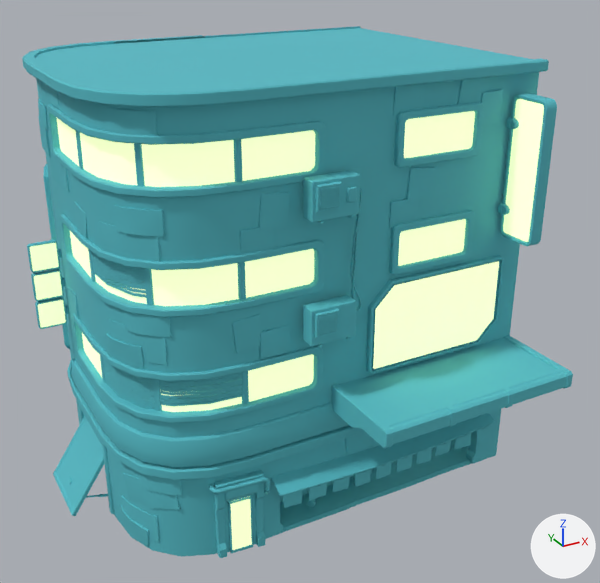
Renders of the FBX model Ultra/Assets/Art/Environment/Mesh/Gate02/Mesh_ArenaWall_Right.FBX from each side of a commit.
Camera for both pictures: a 50 mm lens placed at (-46.1, -105.9, 67.9), pointed at (0.2, -21.7, 25.8). Lighting does not change. The marker at lower right points along +X, +Y and +Z. Where no turn or scale is listed for an object, it has been applied to the vertices. Vertices at the same position are counted once.

Names of what the first picture shows: 'Mesh_ArenaWall_Right'.
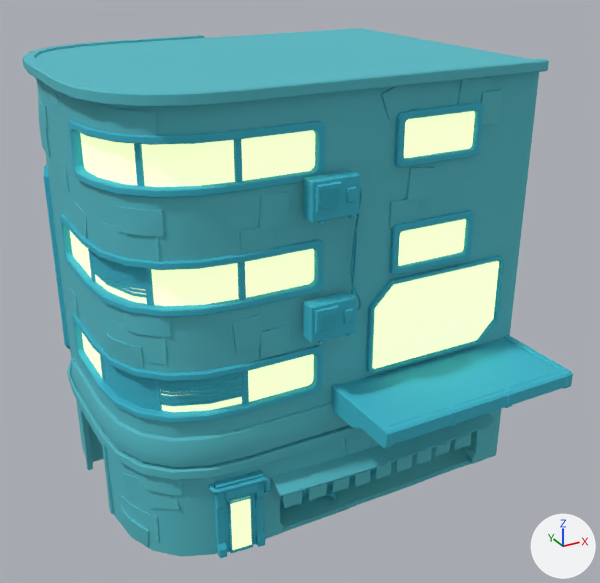
The newer file is also rescaled (x2.54) as a whole; pictures and numbers use the older file's frame.

Patch to the scene script:
```diff
--- a/Ultra/Assets/Art/Environment/Mesh/Gate02/Mesh_ArenaWall_Right.FBX.py
+++ b/Ultra/Assets/Art/Environment/Mesh/Gate02/Mesh_ArenaWall_Right.FBX.py
@@ mat_material_details @@
+mat_material_details = principled_material('Material_Details')
+mat_material_details.base_color = (0.0392, 0.463, 0.604)  # cyan #38b5cc
+mat_material_details.roughness = 0.859
@@ me_mesh @@
 # used by ob_mesh_arenawall_right; location = (0.0, 0.0, 0.0)
-me_mesh.from_pydata(...)  # 7899 vertices, 12876 faces; spans x -30.7..25.1, y -44.8..5.9, z -0.1..54.1
+me_mesh.from_pydata(...)  # 6316 vertices, 9922 faces; spans x -27.0..25.1, y -44.8..5.9, z -0.1..54.1
+# me_mesh part 1: a new loose piece of 24 vertices spanning x -2.2..-1.1, y -36.3..-36.0, z 28.0..29.6, in mat_material_details (cyan #38b5cc)
+# me_mesh part 2: 22 loose pieces with 1606 vertices, spanning x -30.7..23.2, y -39.2..-7.5, z -0.1..50.6, are deleted
+# me_mesh part 3: 223 vertices moved from x -26.1..16.1, y -36.4..-8.1, z -0.1..50.0 to x -26.1..16.1, y -36.4..-8.1, z 0.0..50.0; 374 vertices removed from x -27.0..25.1, y -44.8..4.6, z -0.1..54.1; 257 vertices added at x -25.2..13.6, y -36.4..4.6, z 0.0..40.6
+# me_mesh part 4: 1 vertex removed from x 25.1, y 4.6, z 54.1
+# me_mesh part 5: 16 faces spanning x 3.3..21.5, y -34.0..-33.8, z 19.8..30.1 switch from mat_material_wall (cyan #55bcc7) to mat_material_led (light grey #cacaca)
+# me_mesh part 6: 5329 faces spanning x -26.1..25.0, y -44.8..2.9, z -0.1..50.0 switch from mat_material_wall (cyan #55bcc7) to mat_material_details (cyan #38b5cc)
```

What differs and where, as boxes (x1, y1, x2, y2) in the pictures (600 x 583 px; the box of a moved part takes in the faces that stretch with it):
'Mesh_ArenaWall_Right', reshaped: before (22, 26, 573, 558); after (22, 28, 573, 558)
part 1 of me_mesh, added: after (344, 308, 353, 324)
part 2 of me_mesh, deleted: before (27, 93, 557, 516)
part 3 of me_mesh, moved or reshaped: before (22, 35, 517, 542); after (68, 120, 466, 505)
part 4 of me_mesh, deleted: before (214, 26, 361, 36)
part 5 of me_mesh, recoloured: (372, 261, 497, 368) in both
part 6 of me_mesh, recoloured: (43, 102, 573, 558) in both
